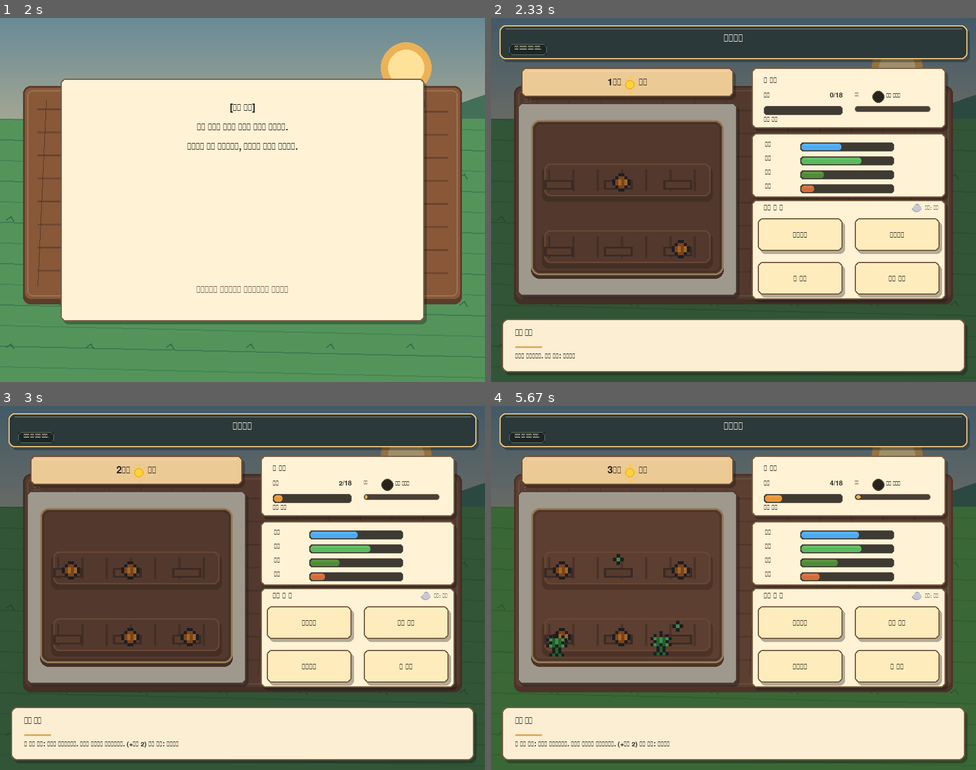
Above: before the commit, frames 1-4 (two rows, left to right).
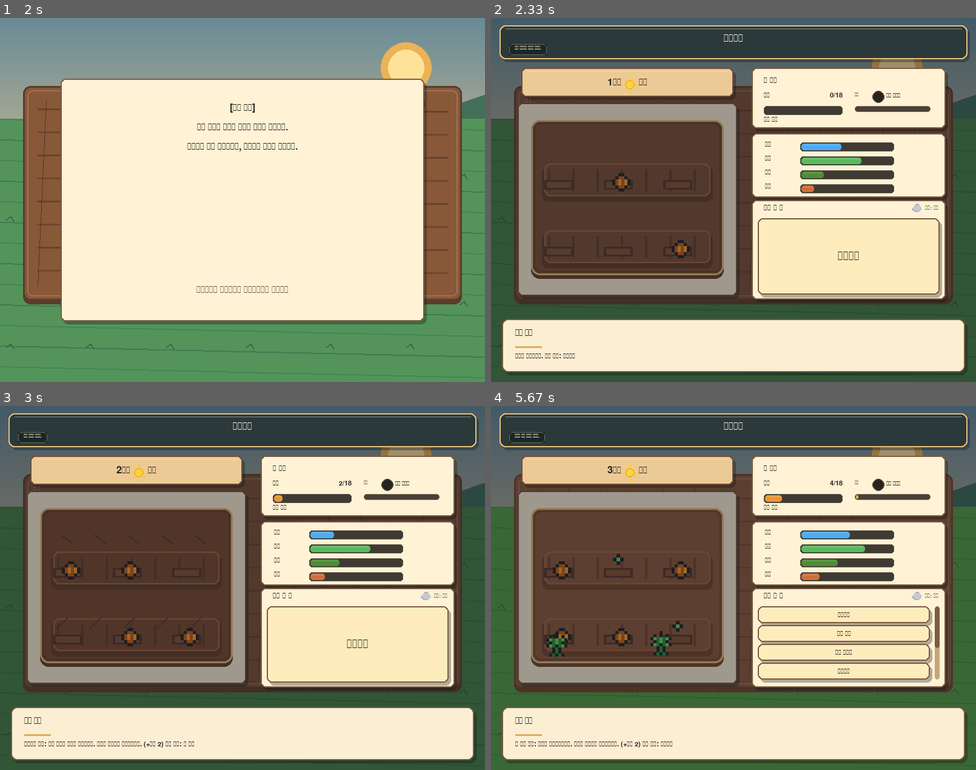
Above: after the commit, the same moments.

Repository: minulx-10/DreamFarm
Game: pygame game, started from main.py
Same seed, same stepped clock (60 frames per second), same inputs: the game is played once before the commit and once after it.
Inputs (mouse positions are in pixels of both pictures, inside the frame that each line leads up to):
- Up to frame 1 (2 s): type "ann" at 0.33 s; tap Enter at 0.67 s; click (412, 243) at 0.93 s; click (227, 138) at 1.27 s; click (368, 61) at 1.6 s; click (150, 90) at 1.93 s
- Up to frame 2 (2.33 s): click (845, 145) at 2.27 s
- Up to frame 3 (3 s): click (358, 646) at 2.6 s, where only the run after the commit has a clickable "행동하기"; click (281, 649) at 2.93 s
- Up to frame 4 (5.67 s): click (849, 613) at 3.27 s; click (888, 657) at 3.6 s; click (820, 595) at 3.93 s; click (714, 551) at 4.27 s; click (849, 646) at 5.43 s, where only the run after the commit has a clickable "행동하기"

Frame 1 is identical in both runs. In frame 2, 2.0% of the frame differs, in the area x 55-93%, y 55-77%; in frame 3, 2.4%; in frame 4, 3.8%, in the area x 15-93%, y 24-94%.

Commit message:
feat(farm): add action menu and harvest button

Diff:
--- a/scenes/farm.py
+++ b/scenes/farm.py
@@ -18,11 +18,11 @@
 
 
 class Button:
-    def __init__(self, x, y, w, h, text, value):
+    def __init__(self, x, y, w, h, text, value, font_size=20):
         self.rect = pygame.Rect(x, y, w, h)
         self.text = text
         self.value = value
-        self.font = get_font(20)
+        self.font = get_font(font_size)
 
     def draw(self, screen):
         draw_button(screen, self.rect, self.text, self.font)
@@ -52,6 +52,8 @@
         self.mistakes = 0
         self.memories_seen = set()
         self.buttons = []
+        self.action_menu_open = False
+        self.action_scroll = 0
         # New systems
         self.combo_count = 0
         self.story_cooldown = 4
@@ -80,39 +82,71 @@
         self.rebuild_buttons()
 
     def rebuild_buttons(self):
-        actions = self.get_available_actions()
         self.buttons = []
         start_x = 440
         start_y = 330
-        for i, action in enumerate(actions):
-            bx = start_x + (i % 2) * 160
-            by = start_y + (i // 2) * 72
-            self.buttons.append(Button(bx, by, 140, 54, action, action))
-
-    def get_available_actions(self):
-        if self.growth >= self.growth_goal:
-            return ["수확하기", "살펴보기", "기다리기", "흙 북돋기"]
-
-        priority = ["살펴보기"]
+        if self.is_harvest_ready():
+            self.buttons.append(Button(start_x, start_y, 300, 126, "수확하기", "수확하기", font_size=30))
+            return
+
+        if not self.action_menu_open:
+            self.buttons.append(Button(start_x, start_y, 300, 126, "행동하기", "__open_actions__", font_size=30))
+            return
+
+        actions = self.get_action_choices()
+        max_scroll = max(0, len(actions) - 4)
+        self.action_scroll = max(0, min(self.action_scroll, max_scroll))
+        for i, action in enumerate(actions[self.action_scroll:self.action_scroll + 4]):
+            by = start_y + i * 31
+            self.buttons.append(Button(start_x, by, 284, 28, action, action, font_size=17))
+
+    def is_harvest_ready(self):
+        return self.growth >= self.growth_goal and self.health >= 35
+
+    def get_needed_actions(self):
+        needs = []
+
+        def add(action, score, order):
+            if score > 0:
+                needs.append((action, score, order))
+
         if self.moisture < 35:
-            priority.append("물 주기")
+            add("물 주기", 35 - self.moisture, 0)
         if self.moisture > 72 or self.drainage < 35:
-            priority.append("배수로 정리")
-        if self.weeds > 28:
-            priority.append("잡초 뽑기")
-        if self.pests > 24:
-            priority.append("해충 살피기")
+            add("배수로 정리", max(self.moisture - 72, 35 - self.drainage), 1)
+        if self.weeds > 20:
+            weed_score = self.weeds - 20
+            if self.weeds > 32:
+                weed_score += 12
+            add("잡초 뽑기", weed_score, 2)
+        if self.pests > 18:
+            pest_score = self.pests - 18
+            if self.pests > 32:
+                pest_score += 12
+            add("해충 살피기", pest_score, 3)
         if self.health < 55 or self.stress > 35:
-            priority.append("흙 북돋기")
+            add("흙 북돋기", max(55 - self.health, self.stress - 35), 4)
+
+        needs.sort(key=lambda item: (-item[1], item[2]))
+        return [action for action, _score, _order in needs]
+
+    def get_action_choices(self):
+        choices = ["살펴보기"]
+        for action in self.get_needed_actions():
+            if action not in choices:
+                choices.append(action)
 
         fillers = ["기다리기", "물 주기", "잡초 뽑기", "해충 살피기", "배수로 정리", "흙 북돋기"]
         for action in fillers:
-            if len(priority) >= 4:
-                break
-            if action not in priority:
-                priority.append(action)
-
-        return priority[:4]
+            if action not in choices:
+                choices.append(action)
+
+        return choices
+
+    def get_available_actions(self):
+        if self.is_harvest_ready():
+            return ["수확하기"]
+        return self.get_action_choices()
 
     def clamp_stats(self):
         self.moisture = max(0, min(100, self.moisture))
@@ -124,15 +158,38 @@
 
     def handle_events(self, events):
         for event in events:
+            if event.type == pygame.MOUSEWHEEL and self.action_menu_open:
+                max_scroll = max(0, len(self.get_action_choices()) - 4)
+                self.action_scroll = max(0, min(max_scroll, self.action_scroll - event.y))
+                self.rebuild_buttons()
+                continue
+
             if event.type == pygame.MOUSEBUTTONDOWN and event.button == 1:
+                clicked = False
                 for btn in self.buttons:
                     if btn.is_clicked(event.pos):
-                        self.do_action(btn.value)
+                        clicked = True
+                        if btn.value == "__open_actions__":
+                            self.action_menu_open = True
+                            self.action_scroll = 0
+                            self.rebuild_buttons()
+                        else:
+                            self.action_menu_open = False
+                            self.do_action(btn.value)
                         break
+                if self.action_menu_open and not clicked:
+                    self.action_menu_open = False
+                    self.rebuild_buttons()
+
+            elif event.type == pygame.MOUSEBUTTONDOWN and self.action_menu_open and event.button in (4, 5):
+                max_scroll = max(0, len(self.get_action_choices()) - 4)
+                delta = -1 if event.button == 4 else 1
+                self.action_scroll = max(0, min(max_scroll, self.action_scroll + delta))
+                self.rebuild_buttons()
 
     def do_action(self, action):
         if action == "수확하기":
-            if self.growth >= self.growth_goal and self.health >= 35:
+            if self.is_harvest_ready():
                 game_state.understanding += 12
                 game_state.final_health = self.health
                 game_state.farm_mistakes = self.mistakes
@@ -150,7 +207,7 @@
                 self.health -= 8
                 self.stress += 10
                 self.mistakes += 1
-                self.message = "아직 성장 수치가 부족합니다."
+                self.message = "아직 수확할 상태가 아닙니다."
                 self.notice = "추천 행동: 수확하지 말고 밭 상태를 먼저 회복하세요."
             return
 
@@ -445,8 +502,10 @@
         return "상태 확인: " + ", ".join(warnings[:3]) + "."
 
     def build_notice(self):
+        if self.is_harvest_ready():
+            return "추천 행동: 수확하기"
         if self.growth >= self.growth_goal:
-            return "추천 행동: 수확하기"
+            return "수확 전 건강을 회복하세요."
         if self.health < 45:
             return "추천 행동: 흙 북돋기"
         if self.moisture < 30:
@@ -667,7 +726,7 @@
         health_text = status_font.render(f"건강 {self.grade_text(self.health)}", True, TEXT_DARK)
         screen.blit(health_text, (450, 162))
 
-        if self.growth >= self.growth_goal:
+        if self.is_harvest_ready():
             ready = status_font.render("수확 가능", True, (145, 55, 0))
             screen.blit(ready, (640, 162))
 
@@ -678,6 +737,19 @@
         self.draw_status_meter(screen, "건강", self.health, 452, 228, (90, 185, 95))
         self.draw_status_meter(screen, "잡초", self.weeds, 452, 251, (80, 140, 55))
         self.draw_status_meter(screen, "해충", self.pests, 452, 274, (210, 110, 60))
+
+    def draw_action_scrollbar(self, screen):
+        actions = self.get_action_choices()
+        if not self.action_menu_open or len(actions) <= 4:
+            return
+
+        track = pygame.Rect(732, 330, 8, 121)
+        pygame.draw.rect(screen, (198, 166, 118), track, border_radius=4)
+        thumb_h = max(22, int(track.h * 4 / len(actions)))
+        max_scroll = max(1, len(actions) - 4)
+        thumb_y = track.y + int((track.h - thumb_h) * self.action_scroll / max_scroll)
+        thumb = pygame.Rect(track.x, thumb_y, track.w, thumb_h)
+        pygame.draw.rect(screen, (123, 92, 65), thumb, border_radius=4)
 
     def crop_positions(self):
         return [(112, 235), (210, 235), (308, 235), (112, 345), (210, 345), (308, 345)]
@@ -816,6 +888,7 @@
 
         for btn in self.buttons:
             btn.draw(screen)
+        self.draw_action_scrollbar(screen)
 
         draw_top_bar(screen, show_stats=False)
 
